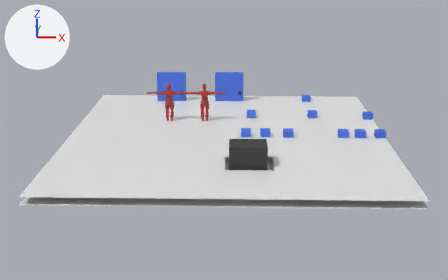
The Blender file _game_teste.blend, before and after one commit.
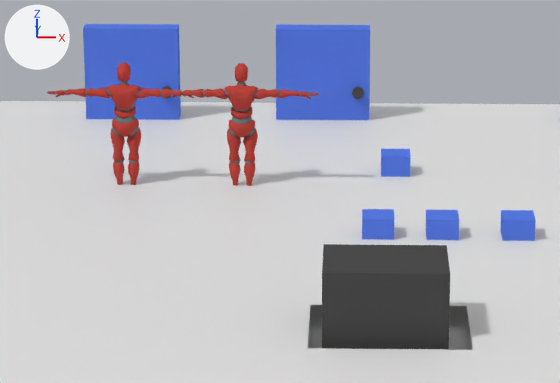
Old and new are each drawn whole from a camera (50 mm lens) standing at (0.67, -33.29, 11.27) and looking at (-0.16, -0.33, 0.2) and again close up on the part from 29% to 67% of the width and 23% to 65% of the height. Arrows for +X, +Y and +Z are at upper left; the lights stay in place.

Names of what the first close-up shows: 'Dors.000', 'Dors.001', 'Plane', 'Plane.002', 'bau', 'enemyes.001', 'enemyes.003', 'item', 'item.001', 'item.002', 'item.004'.
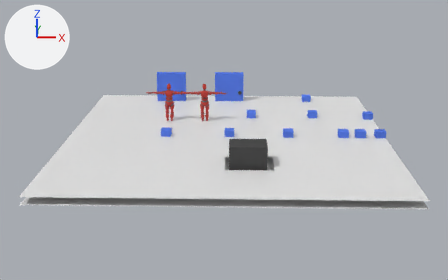
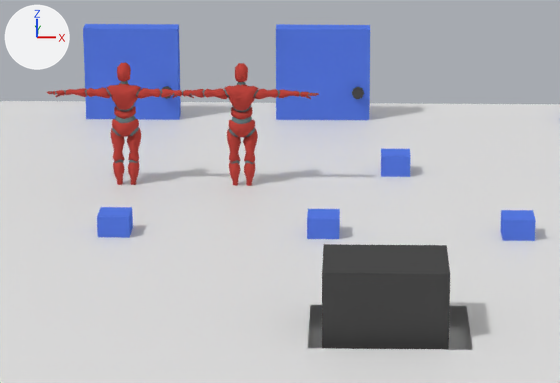
Pixel boxes (x1, y1, x2, y2) of what changed, in the close-ups (560 x 383 px):
'item.002', moved
    before: (362, 209, 394, 240)
    after: (97, 207, 133, 238)
'item', moved
    before: (426, 210, 459, 240)
    after: (307, 209, 340, 239)

What the commit changed:
Object 'item.002' (ob_item_002) moves from (1.07, -0.06, 0.47) to (-3.41, -0.06, 0.47).
Object 'item' (ob_item) moves from (2.15, -0.06, 0.47) to (0.14, -0.06, 0.47).
